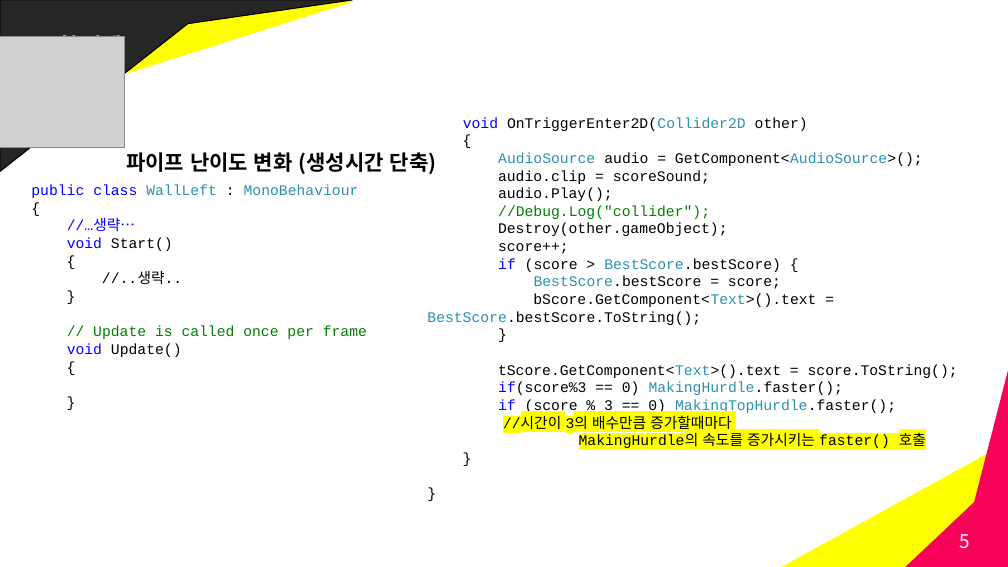
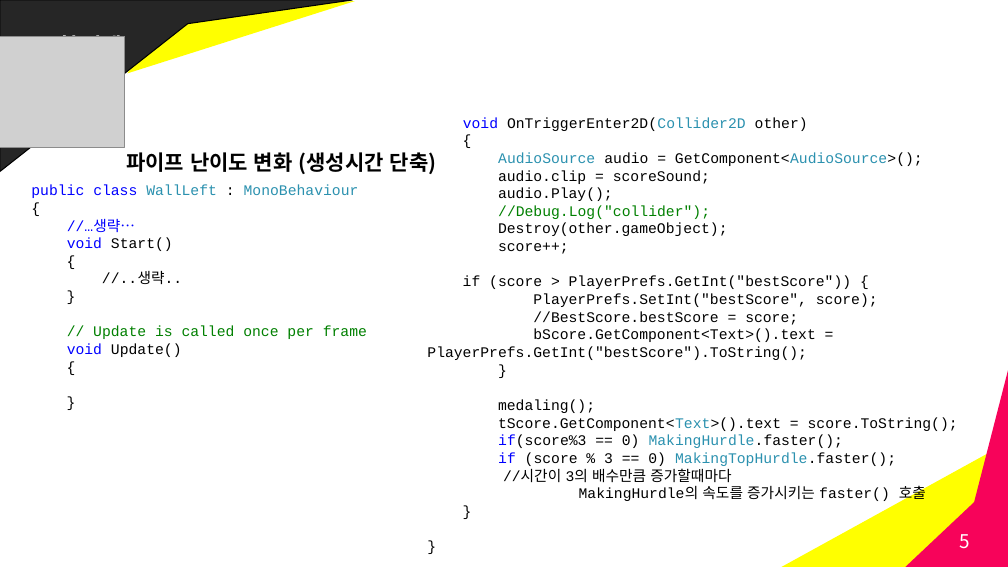
Before and after one commit to walwalstudio433/UnityTutorials, a slide deck: slide 5 of FlappyBIrd_미니프로젝트_태선아현_발표.pptx. Drawn at 1008x567 pixels with LibreOffice and Linux fonts; fonts in the diff are those of the drawing; grey boxes stand for pictures. Boxes give left, top, right and bottom in pixels: in the first picture for what was removed or moved away, otherwise in the second. Text is boxed around its words. In the diff, an @@ line names an element or a change of style, - is before the commit and + after.

Commit message:
add best score, medal

```diff
--- a/FlappyBIrd_미니프로젝트_태선아현_발표.pptx
+++ b/FlappyBIrd_미니프로젝트_태선아현_발표.pptx
@@ text at (427,276,878,360): text changed @@
-if (score > BestScore.bestScore) {
-BestScore.bestScore = score;
-bScore.GetComponent<Text>().text = BestScore.bestScore.ToString();
+if (score > PlayerPrefs.GetInt("bestScore")) {
+PlayerPrefs.SetInt("bestScore", score);
+//BestScore.bestScore = score;
+bScore.GetComponent<Text>().text = PlayerPrefs.GetInt("bestScore").ToString();
@@ text at (498,399,595,413): paragraph added @@
+medaling();
@@ text at (503,468,926,503): highlight #FFFF00 to none in "//시간이 3의 배수만큼 증가할때마다", "MakingHurdle의 속도를 증가시키는 faster() 호출" @@
```
Also in this commit, not shown: 2 other slides changed, 1 slide removed, 41 other files.
